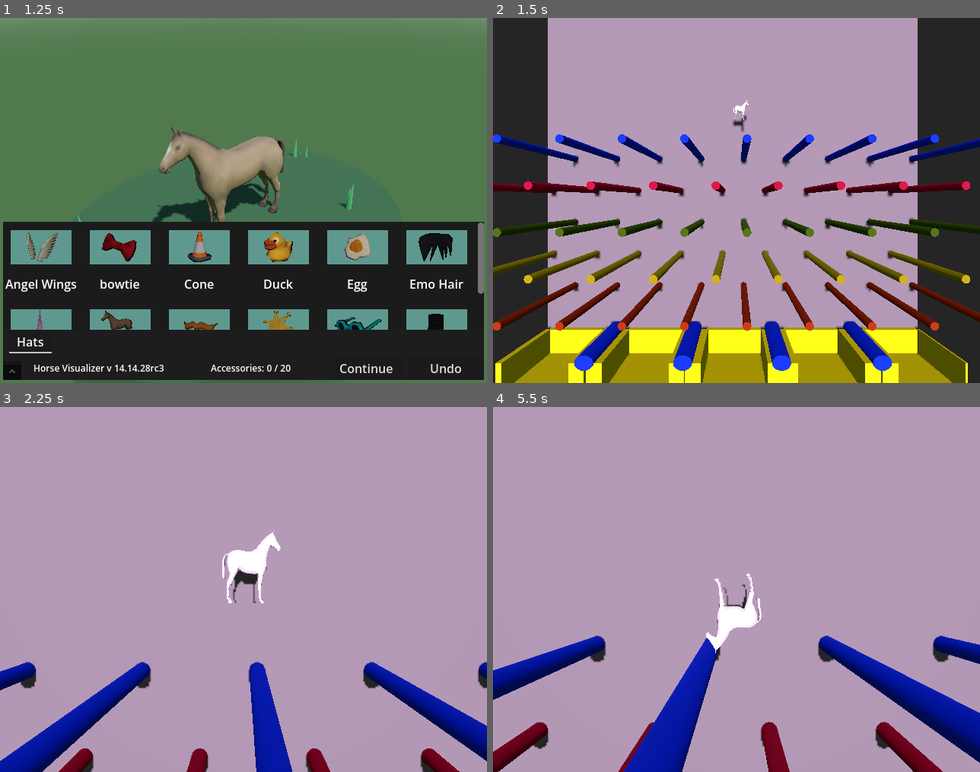
Above: before the commit, frames 1-4 (two rows, left to right).
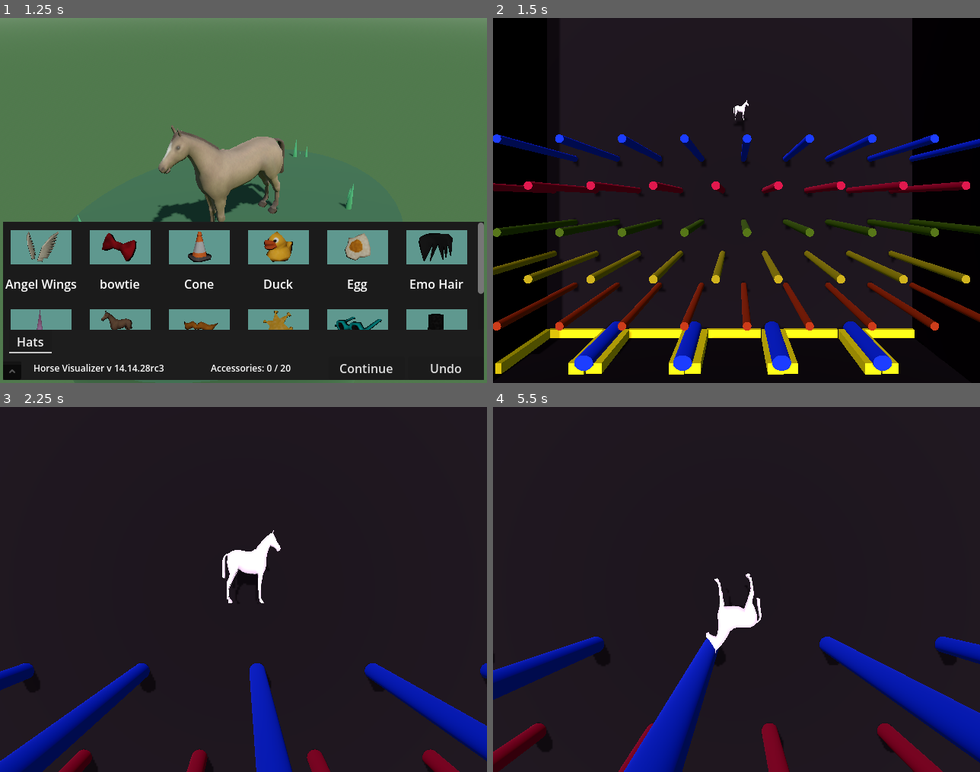
Above: after the commit, the same moments.

Repository: lukewhitingdev/gamejam-Bradys-Day-Out
Game: Godot game, scene res://Maps/MainMenuMap.tscn
Same seed, same stepped clock (60 frames per second), same inputs: the game is played once before the commit and once after it. The engine's default icon, where the game draws it, is replaced by a stand-in: a white triangle on a blue panel in a dark square.
Inputs (mouse positions are in pixels of both pictures, inside the frame that each line leads up to):
- Up to frame 1 (1.25 s): click "Play" at 0.5 s
- Up to frame 2 (1.5 s): click "Continue" at 1.25 s
- Up to frame 3 (2.25 s): tap Enter at 2 s; move the mouse to (350, 571) at 2.02 s; press the mouse at (350, 571) at 2.03 s; hold D (move_right) from 2.03 s (still down)
- Up to frame 4 (5.5 s): move the mouse to (639, 607) at 2.77 s; release D (move_right) at 2.78 s; release the mouse at (639, 607) at 2.78 s; hold A (move_left) 2.78-3.53 s; right-click (639, 607) at 2.85 s; move the mouse to (785, 509) at 3.52 s; hold Space (start_game) 3.53-4.28 s; hold D (move_right) 3.53-5.03 s; move the mouse to (712, 662) at 4.27 s; click (712, 662) at 4.35 s; move the mouse to (882, 644) at 5.02 s; hold A (move_left) from 5.03 s (still down); hold Right mouse button (Right_Click) from 5.03 s (still down)

Frame 1 is identical in both runs. In frame 2, 87% of the frame differs, in the area x 0-100%, y 0-100%; in frame 3, 94%; in frame 4, 93%.

Commit message:
Plinko colour changes

Diff:
--- a/app/chopchop/Maps/Plinko.tscn
+++ b/app/chopchop/Maps/Plinko.tscn
@@ -11,6 +11,18 @@
 
 [sub_resource type="Compositor" id="Compositor_b1lj4"]
 
+[sub_resource type="StandardMaterial3D" id="StandardMaterial3D_3qq0r"]
+albedo_color = Color(0.12591085, 0.12591085, 0.12591082, 1)
+
+[sub_resource type="StandardMaterial3D" id="StandardMaterial3D_cqq25"]
+albedo_color = Color(0.06879827, 0.06879828, 0.06879828, 1)
+
+[sub_resource type="StandardMaterial3D" id="StandardMaterial3D_jn02h"]
+albedo_color = Color(0.06879827, 0.06879828, 0.06879828, 1)
+
+[sub_resource type="StandardMaterial3D" id="StandardMaterial3D_ftbm7"]
+albedo_color = Color(0.080783345, 0.080783345, 0.080783345, 1)
+
 [sub_resource type="StandardMaterial3D" id="StandardMaterial3D_xqfex"]
 albedo_color = Color(0.7080693, 0.084611855, 0.24472287, 1)
 
@@ -37,20 +49,24 @@
 shadow_enabled = true
 
 [node name="CSGBox3D" type="CSGBox3D" parent="." unique_id=645152459]
-transform = Transform3D(169.39488, 0, 0, 0, 1, 0, 0, 0, 138.72176, 5.7732267, -5.103783, 2.1967869)
+transform = Transform3D(169.39488, 0, 0, 0, 1, 0, 0, 0, 138.72176, 20.438911, 1.572578, -0.011930466)
 use_collision = true
+material = SubResource("StandardMaterial3D_3qq0r")
 
 [node name="CSGBox3D2" type="CSGBox3D" parent="." unique_id=1495527021]
 transform = Transform3D(-7.4044856e-06, 1, 0, -169.39488, -4.371139e-08, 0, 0, 0, 138.72176, -12.452592, -5.074761, 2.1946297)
 use_collision = true
+material = SubResource("StandardMaterial3D_cqq25")
 
 [node name="CSGBox3D4" type="CSGBox3D" parent="." unique_id=1294853535]
-transform = Transform3D(3.2366034e-13, -4.371139e-08, -138.72176, -169.39488, -4.371139e-08, 0, -7.4044856e-06, 1, -6.0637203e-06, 17.85487, -5.103783, -3.1354332)
+transform = Transform3D(3.2366034e-13, -4.371139e-08, -138.72176, -169.39488, -4.371139e-08, 0, -7.4044856e-06, 1, -6.0637203e-06, 17.908009, -5.3503137, -3.081379)
 use_collision = true
+material = SubResource("StandardMaterial3D_jn02h")
 
 [node name="CSGBox3D3" type="CSGBox3D" parent="." unique_id=1511665687]
-transform = Transform3D(-7.4044856e-06, 1, 0, -169.39488, -4.371139e-08, 0, 0, 0, 138.72176, 23.69794, -5.103783, 2.1967869)
+transform = Transform3D(-7.4044856e-06, 1, 0, -169.39488, -4.371139e-08, 0, 0, 0, 138.72176, 23.169235, -3.5621123, 1.8678303)
 use_collision = true
+material = SubResource("StandardMaterial3D_ftbm7")
 
 [node name="PlinkoCup" parent="." unique_id=662861562 instance=ExtResource("2_xcrvh")]
 transform = Transform3D(5.050726, 0, 0, 0, 2.9505749, 0, 0, 0, 4.6630826, -1.6203456, 0, 0)
@@ -315,10 +331,11 @@
 RodMaterial = SubResource("StandardMaterial3D_xqfex")
 
 [node name="DirectionalLight3D2" type="DirectionalLight3D" parent="." unique_id=1837485846]
-transform = Transform3D(1, 0, 0, 0, 0.9986993, 0.050985627, 0, -0.050985627, 0.9986993, 6.8445625, 18.393515, 19.947445)
+transform = Transform3D(0.99949116, 0.0020531998, -0.031831037, -1.6586276e-09, 0.9979262, 0.06436927, 0.03189719, -0.064336516, 0.9974185, 6.8445625, 19.055593, 20.36128)
 light_color = Color(0.8605143, 0.7015325, 0.8725342, 1)
 light_energy = 1.255
 light_volumetric_fog_energy = 1.74
 shadow_enabled = true
+shadow_opacity = 0.67
 shadow_blur = 6.607
 sky_mode = 1
